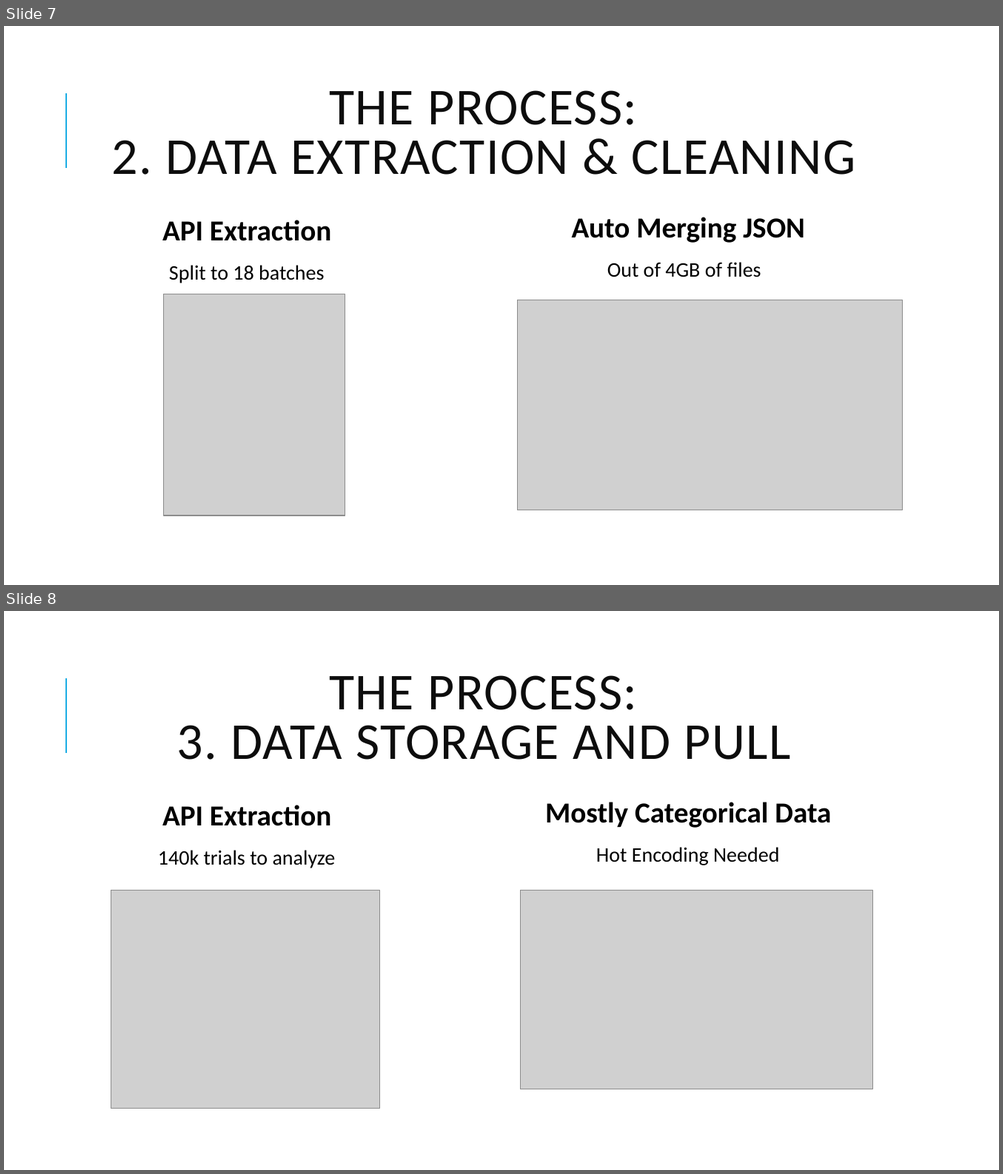
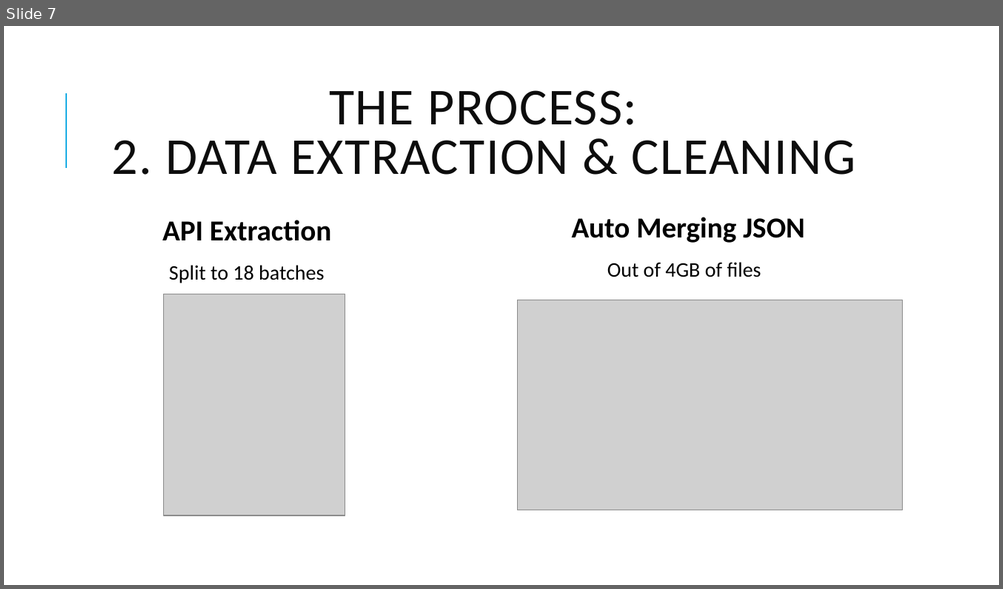
Before and after one commit to sigkarmoil/Clinical_Trial_Machine_Learning, a slide deck: Resources/Clinical Trial.pptx. Shown one above the other, each under a label of ours: slides 7 and 8 before the commit, slide 7 after it. The pictures are 1003x1174 and 1003x589 pixels, drawn with LibreOffice and Linux fonts; fonts in the diff are those of the drawing; grey boxes stand for pictures. Boxes give left, top, right and bottom in pixels: in the first picture for what was removed or moved away, otherwise in the second. Text is boxed around its words. In the diff, an @@ line names an element or a change of style, - is before the commit and + after.

```diff
--- a/Resources/Clinical Trial.pptx
+++ b/Resources/Clinical Trial.pptx
@@ slide 8 removed at [4, 611, 999, 1170], background #FFFFFF; not listed: 1 template element that a slide beside it also shows @@
@@ title removed at [176, 675, 791, 760] @@
-THE PROCESS:
-3. DATA STORAGE AND PULL
@@ text removed at [158, 805, 336, 869] @@
-  API Extraction
-  140k trials to analyze
@@ text removed at [545, 802, 831, 866] @@
-  Mostly Categorical Data
-  Hot Encoding Needed
@@ picture removed at [111, 891, 380, 1109] @@
@@ picture removed at [521, 891, 873, 1090] @@
```
Also in this commit, not shown: 3 slides changed, 5 slides added.
